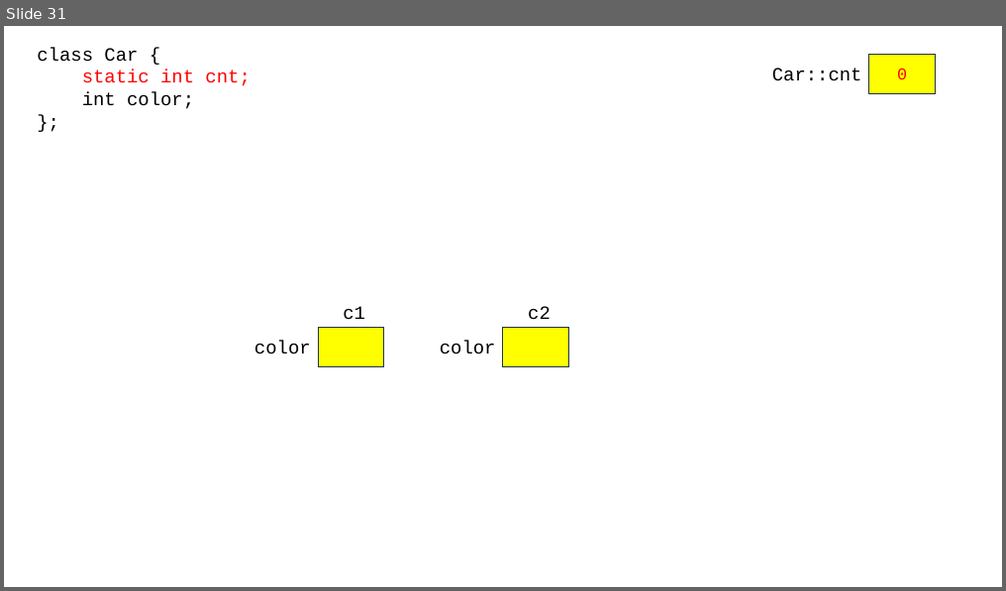
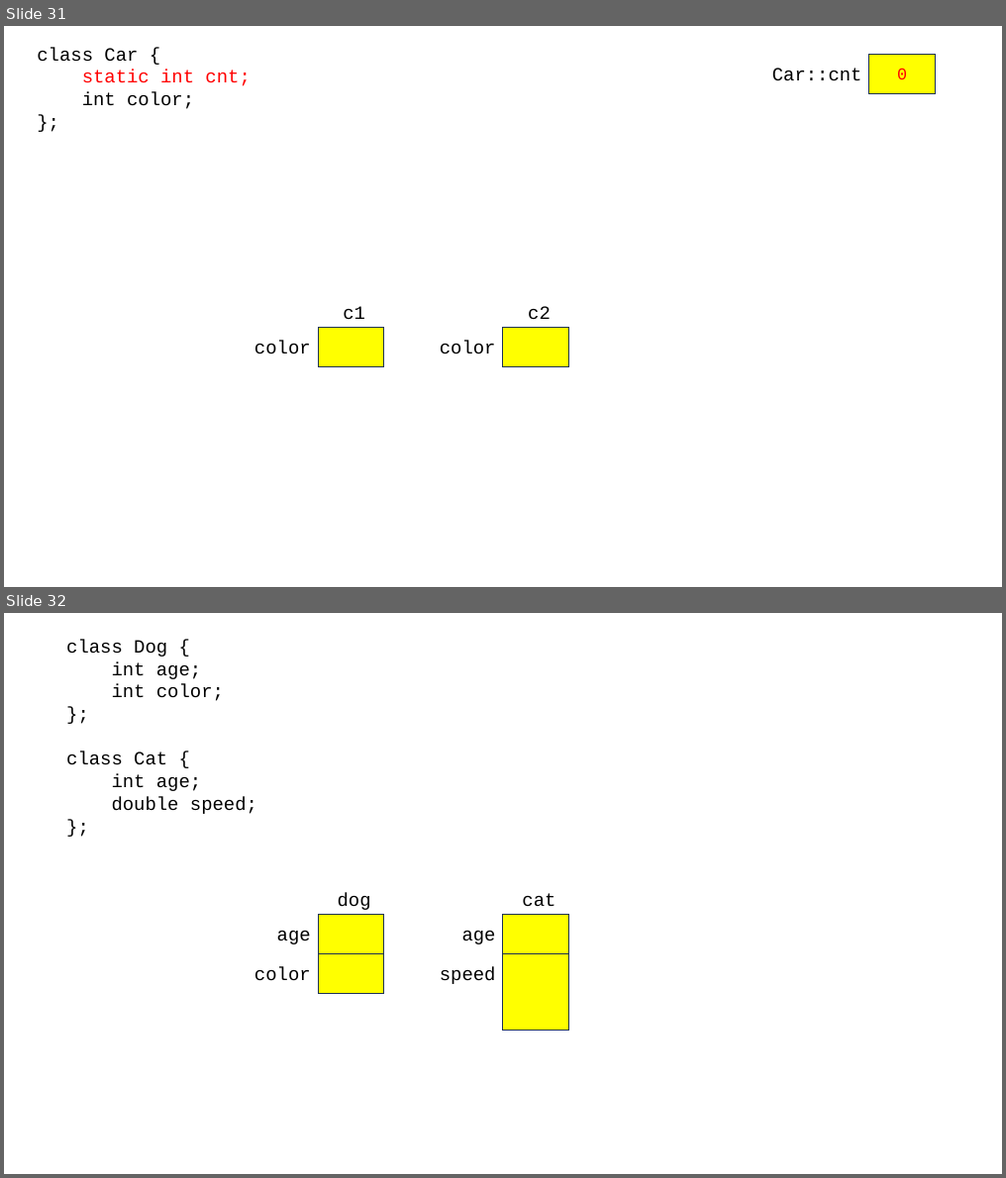
Before and after one commit to rlaxodnd98/SWIP77, a slide deck: cpp_230824.pptx. Shown one above the other, each under a label of ours: slide 31 before the commit, slides 31 and 32 after it. The pictures are 1006x591 and 1006x1178 pixels, drawn with LibreOffice and Linux fonts; fonts in the diff are those of the drawing. Boxes give left, top, right and bottom in pixels: in the first picture for what was removed or moved away, otherwise in the second. Text is boxed around its words. In the diff, an @@ line names an element or a change of style, - is before the commit and + after.

```diff
--- a/cpp_230824.pptx
+++ b/cpp_230824.pptx
@@ slide 32 added at box(4, 613, 1002, 1174), background #FFFFFF @@
@@ text added at box(66, 640, 257, 814), 18 pt, text #000000 @@
+class Dog {
+int age;
+int color;
+};
+class Cat {
+int age;
+double speed;
+};
@@ text added at box(338, 893, 371, 910), 18 pt, text #000000 @@
+dog
@@ text added at box(522, 893, 555, 906), 18 pt, text #000000 @@
+cat
@@ text added at box(277, 931, 311, 945), 18 pt, text #000000 @@
+age
@@ rectangle added at box(318, 915, 383, 955), fill #FFFF00, outline #1E3256 1 pt @@
@@ text added at box(462, 931, 496, 945), 18 pt, text #000000 @@
+age
@@ rectangle added at box(503, 915, 569, 955), fill #FFFF00, outline #1E3256 1 pt @@
@@ text added at box(254, 967, 311, 981), 18 pt, text #000000 @@
+color
@@ rectangle added at box(318, 954, 383, 993), fill #FFFF00, outline #1E3256 1 pt @@
@@ text added at box(440, 967, 496, 984), 18 pt, text #000000 @@
+speed
@@ rectangle added at box(503, 954, 569, 1030), fill #FFFF00, outline #1E3256 1 pt @@
```
Also in this commit, not shown: 1 other slide added, 1 other file.
